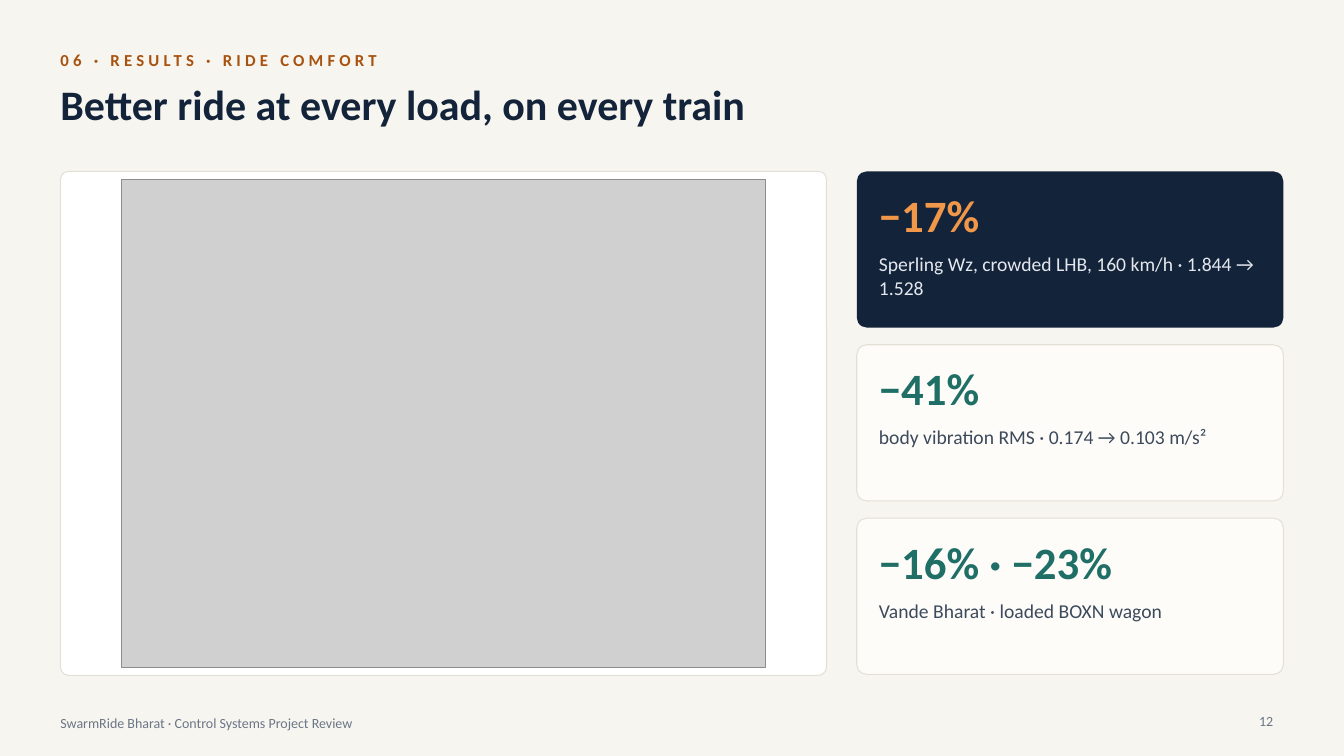
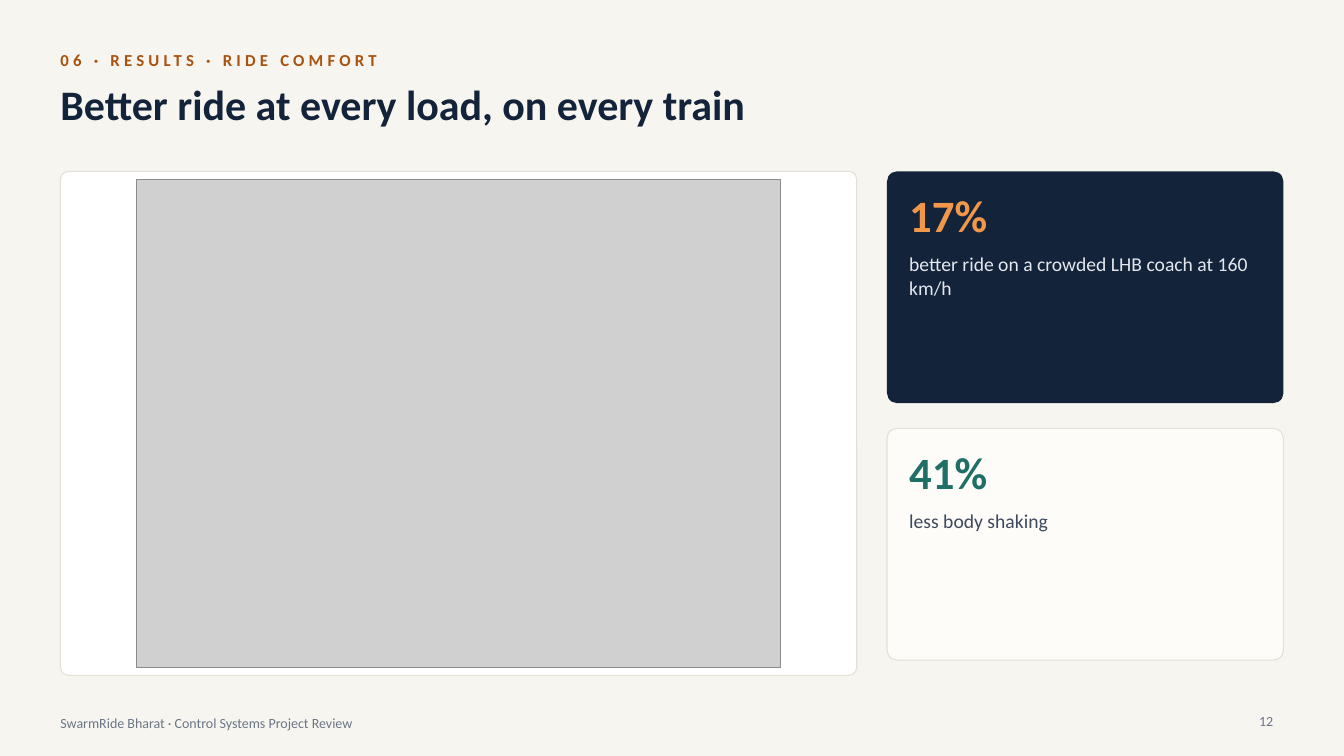
Before and after one commit to Sangeeth0301/SwarmRide-Bharat, a slide deck: slide 12 of presentation/SwarmRide_Bharat_Project_Review.pptx. Drawn at 1344x756 pixels with LibreOffice and Linux fonts; fonts in the diff are those of the drawing; grey boxes stand for pictures. Boxes give left, top, right and bottom in pixels: in the first picture for what was removed or moved away, otherwise in the second. Text is boxed around its words. In the diff, an @@ line names an element or a change of style, - is before the commit and + after.

```diff
--- a/presentation/SwarmRide_Bharat_Project_Review.pptx
+++ b/presentation/SwarmRide_Bharat_Project_Review.pptx
@@ rounded rectangle: place and size @@
-rounded rectangle at (60,171,827,676)
+rounded rectangle at (60,171,857,676)
@@ picture: place and size @@
-picture at (121,179,766,667)
+picture at (136,179,781,667)
@@ rounded rectangle: place and size @@
-rounded rectangle at (857,171,1284,328)
+rounded rectangle at (887,171,1284,403)
@@ rounded rectangle at (887,171,1284,403): proportions changed @@
@@ text at (909,201,987,233): text changed @@
-−17%
+17%
@@ text at (909,257,1248,296): text changed @@
-Sperling Wz, crowded LHB, 160 km/h · 1.844 → 1.528
+better ride on a crowded LHB coach at 160 km/h
@@ rounded rectangle at (887,429,1284,660): proportions changed @@
@@ rounded rectangle: place and size @@
-rounded rectangle at (857,345,1284,501)
+rounded rectangle at (887,429,1284,660)
@@ text at (909,458,987,490): text changed @@
-−41%
+41%
@@ rounded rectangle removed at (857,518,1284,675) @@
@@ text at (909,514,1047,532): text changed @@
-body vibration RMS · 0.174 → 0.103 m/s²
+less body shaking
@@ text removed at (879,548,1112,580) @@
-−16% · −23%
@@ text removed at (879,604,1162,622) @@
-Vande Bharat · loaded BOXN wagon
```
Also in this commit, not shown: 5 other slides changed, 1 slide added, 1 slide removed.
